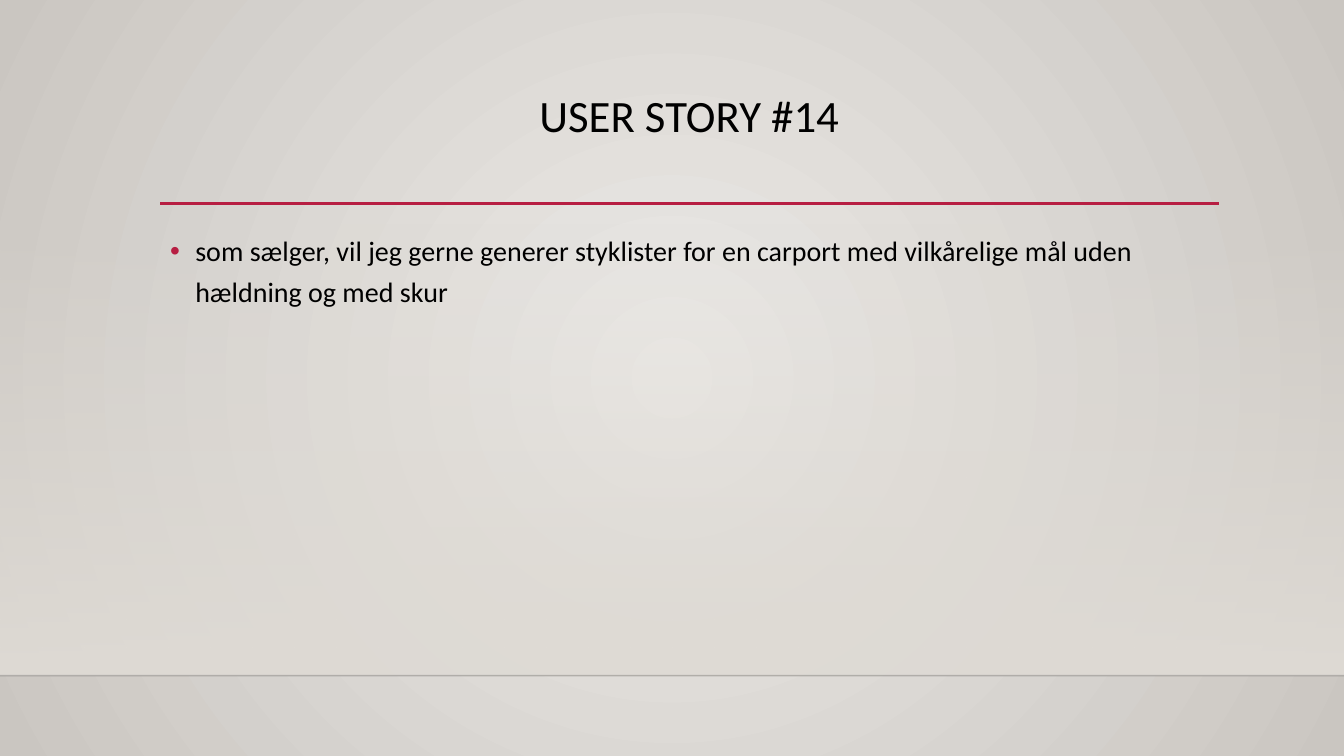
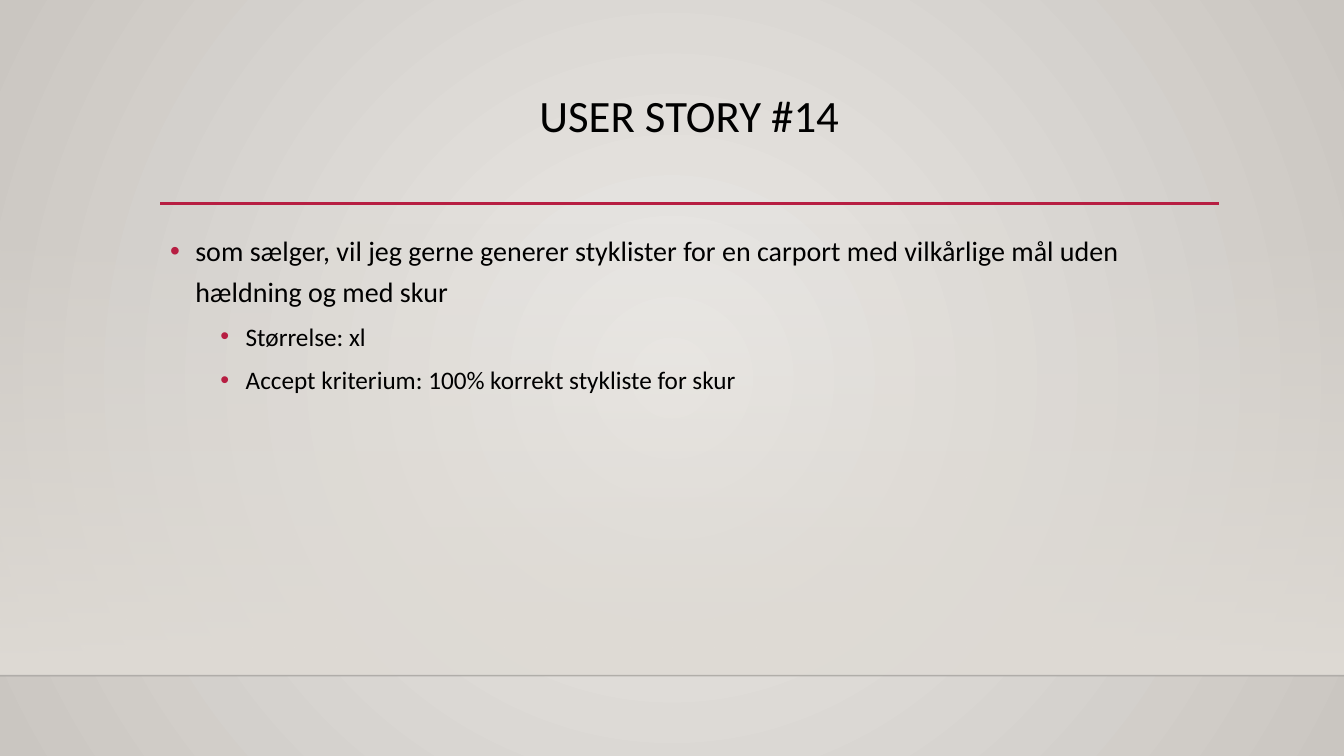
Before and after one commit to asgerhs/FogProject, a slide deck: slide 2 of Rapport/Præsentation.pptx. Drawn at 1344x756 pixels with LibreOffice and Linux fonts; fonts in the diff are those of the drawing; background and template pictures are left out. Boxes give left, top, right and bottom in pixels: in the first picture for what was removed or moved away, otherwise in the second. Text is boxed around its words. In the diff, an @@ line names an element or a change of style, - is before the commit and + after.

```diff
--- a/Rapport/Præsentation.pptx
+++ b/Rapport/Præsentation.pptx
@@ text at (195, 241, 1118, 393): text changed @@
-• som sælger, vil jeg gerne generer styklister for en carport med vilkårelige mål uden hældning og med skur
+• som sælger, vil jeg gerne generer styklister for en carport med vilkårlige mål uden hældning og med skur
+  • Størrelse: xl
+  • Accept kriterium: 100% korrekt stykliste for skur
```
Also in this commit, not shown: 1 other slide changed.
